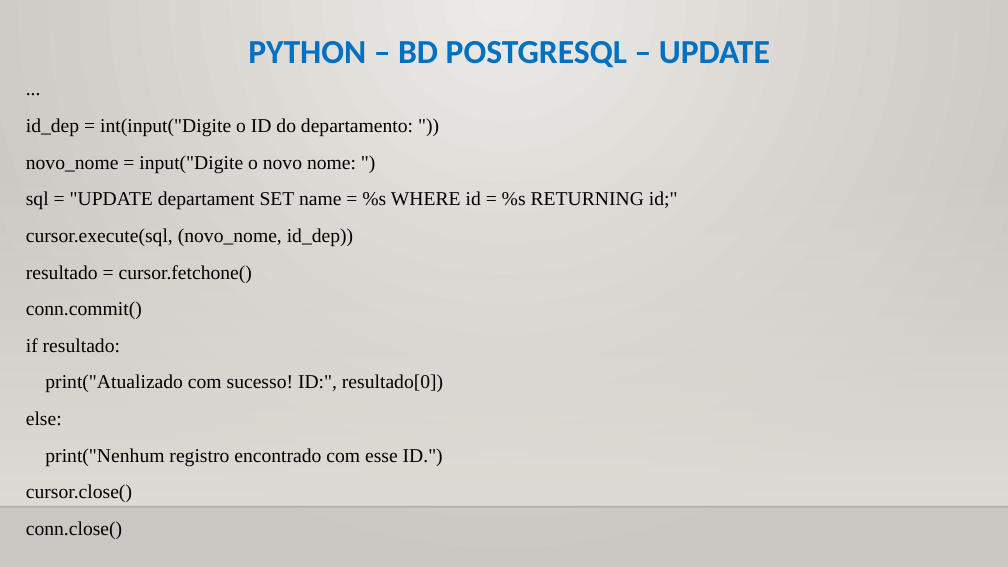
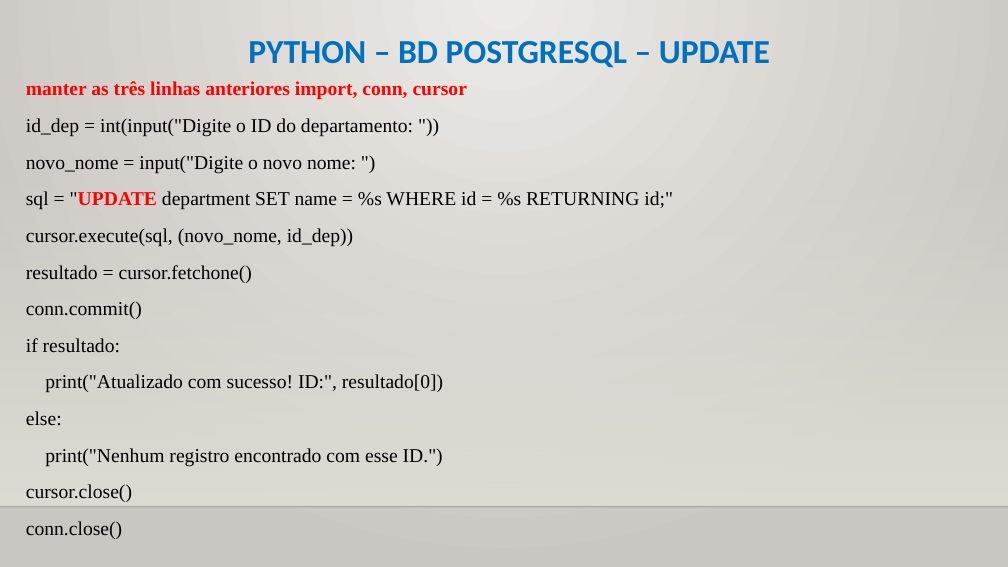
Before and after one commit to CloudEducationBrazil/WydenUniRuyPythonRAD, a slide deck: slide 16 of 01 Classes/Aula 12, 13 RAD Python - Banco de Dados.pptx. Drawn at 1008x567 pixels with LibreOffice and Linux fonts; fonts in the diff are those of the drawing; background and template pictures are left out. Boxes give left, top, right and bottom in pixels: in the first picture for what was removed or moved away, otherwise in the second. Text is boxed around its words. In the diff, an @@ line names an element or a change of style, - is before the commit and + after.

```diff
--- a/01 Classes/Aula 12, 13 RAD Python - Banco de Dados.pptx
+++ b/01 Classes/Aula 12, 13 RAD Python - Banco de Dados.pptx
@@ text at <box>26,81,467,99</box>: text changed; text colour #000000 to #FF0000; bold on @@
-...
+manter as três linhas anteriores import, conn, cursor
@@ text at <box>26,191,673,209</box>: text changed @@
-sql = "UPDATE departament SET name = %s WHERE id = %s RETURNING id;"
+sql = "UPDATE department SET name = %s WHERE id = %s RETURNING id;"
```
Also in this commit, not shown: 6 other slides changed.
